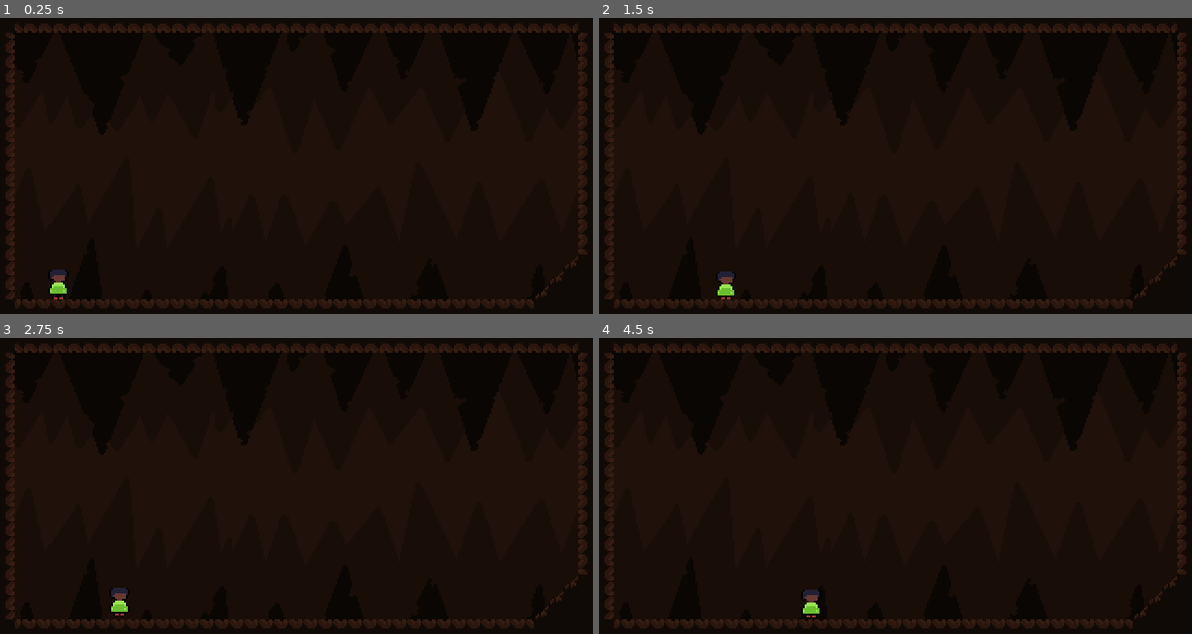
Above: before the commit, frames 1-4 (two rows, left to right).
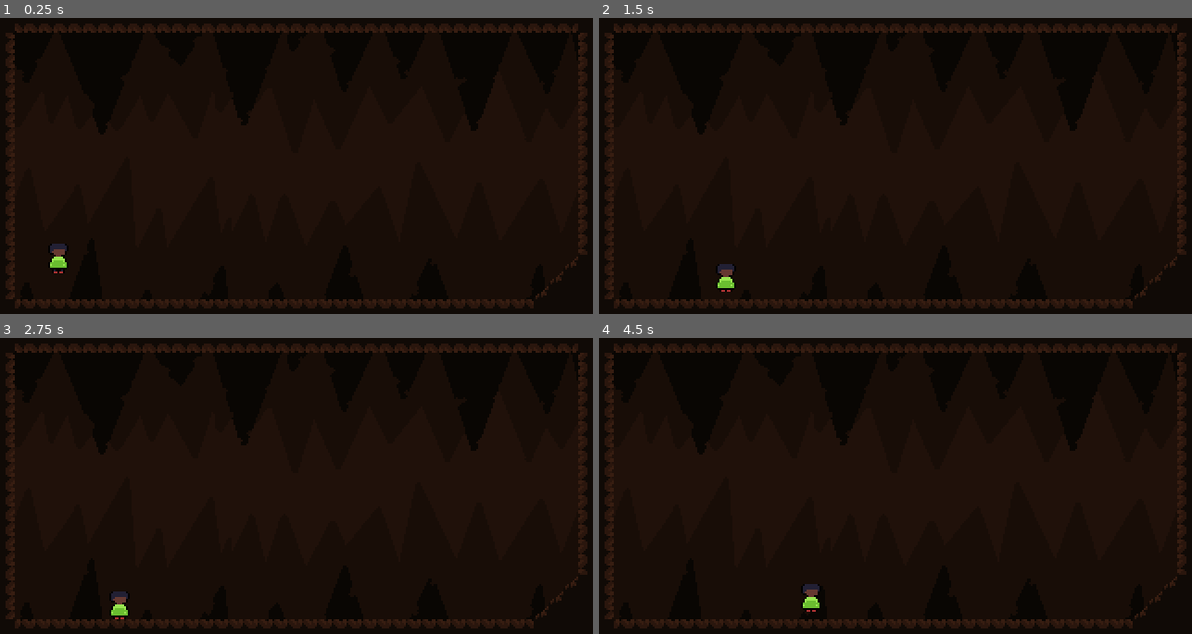
Above: after the commit, the same moments.

Repository: Omegalolchan/Cave_Runner
Game: Godot game, scene res://assets/Scenes/Debug Scene.tscn
The game is run twice, just before and just after one commit, with the same random seed, the same clock (stepped at 60 frames per second) and the same inputs. The project has no main scene, so this scene is started directly.
Inputs:
- Up to frame 1 (0.25 s): no input
- Up to frame 2 (1.5 s): hold C (jump) 0.53-1.28 s; hold Right (moveRight) from 0.53 s (still down); tap C (jump) at 1.35 s
- Up to frame 3 (2.75 s): tap C (jump) at 1.52, 1.82 s; release Right (moveRight) at 2.03 s; hold Left (moveLeft) from 2.03 s (still down); hold C (jump) from 2.03 s (still down)
- Up to frame 4 (4.5 s): release Left (moveLeft) at 2.78 s; release C (jump) at 2.78 s; hold Right (moveRight) 2.78-4.28 s; tap C (jump) at 2.85, 3.02, 3.32, 4.35 s; hold C (jump) 3.53-4.28 s; hold Left (moveLeft) from 4.28 s (still down)

The runs differ from the first frame. In frame 1, 0.4% of the frame differs, in the area x 8-12%, y 76-95%; in frame 2, 0.3%; in frame 3, 0.2%; in frame 4, 0.3%.

Commit message:
trying to code jump with difference between holding and taping

Diff:
--- a/assets/Scenes/Debug Scene.tscn
+++ b/assets/Scenes/Debug Scene.tscn
@@ -114,6 +114,8 @@
 floor_stop_on_slope = false
 floor_constant_speed = true
 script = ExtResource("3_mck1l")
+jump_max_time = 1.0
+jump_speed = -33.0
 
 [node name="Sprite" type="AnimatedSprite2D" parent="Player"]
 texture_filter = 1
--- a/assets/Scripts/PlayerMovement.gd
+++ b/assets/Scripts/PlayerMovement.gd
@@ -4,26 +4,46 @@
 var direction : float
 var jump_input : bool
 var is_jumping
+var current_jump_time = 0.0
 
-@export var jump_max_time = 1.0
+@export var jump_max_time = .1
 @export var jump_speed = -100.0
+@export var gravity_scale : float = 8
 
-# Get the gravity from the project settings to be synced with RigidBody nodes.
-var gravity = ProjectSettings.get_setting("physics/2d/default_gravity")
-
+var gravity = 8 * gravity_scale
 
 func _process(delta): # Input gathering
 	direction = Input.get_axis("moveLeft", "moveRight")
-	jump_input = Input.is_action_pressed("jump")
-	print(jump_input)
+	if(Input.is_action_just_pressed("jump")): JumpInputPress()
+	if(Input.is_action_just_released("jump")): JumpInputRelease()
+
+	if (jump_input) :
+		current_jump_time -= delta
+	else:
+		current_jump_time = 0
+
+	if(current_jump_time <= 0):
+		is_jumping = false
+
+	return
+
+func JumpInputPress():
+	jump_input = true
+	if(is_on_floor()):
+		current_jump_time = jump_max_time
+		is_jumping = true
+	return
+
+func JumpInputRelease():
+	jump_input = false
 	return
 
 func _physics_process(delta):
 	# Add the gravity.
-	if !is_on_floor() && !is_jumping:
+	if !is_on_floor():
 		velocity.y += gravity * delta
 
-	if(jump_input && is_on_floor()) :
+	if(current_jump_time > 0) :
 		velocity.y = jump_speed
 
 	velocity.x = direction * WALK_SPEED
